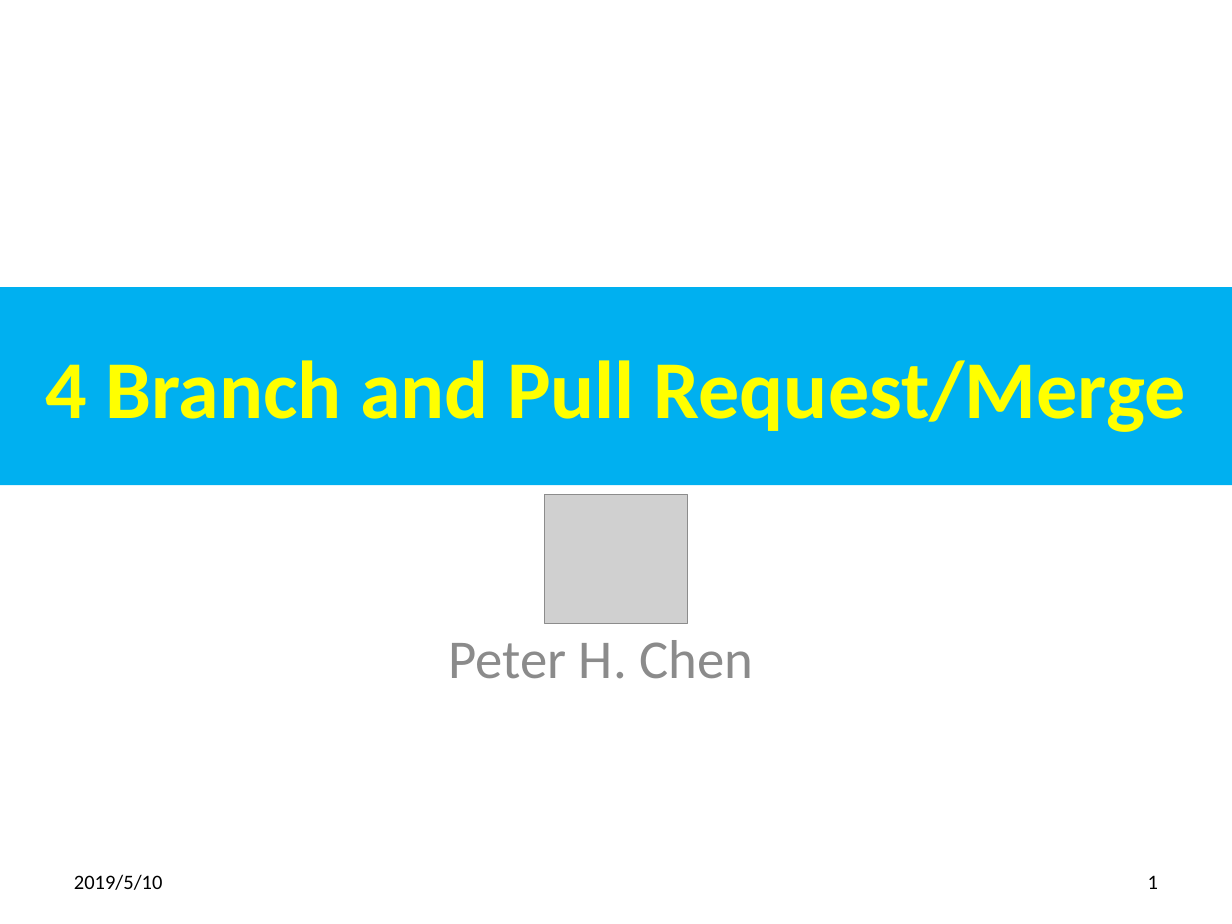
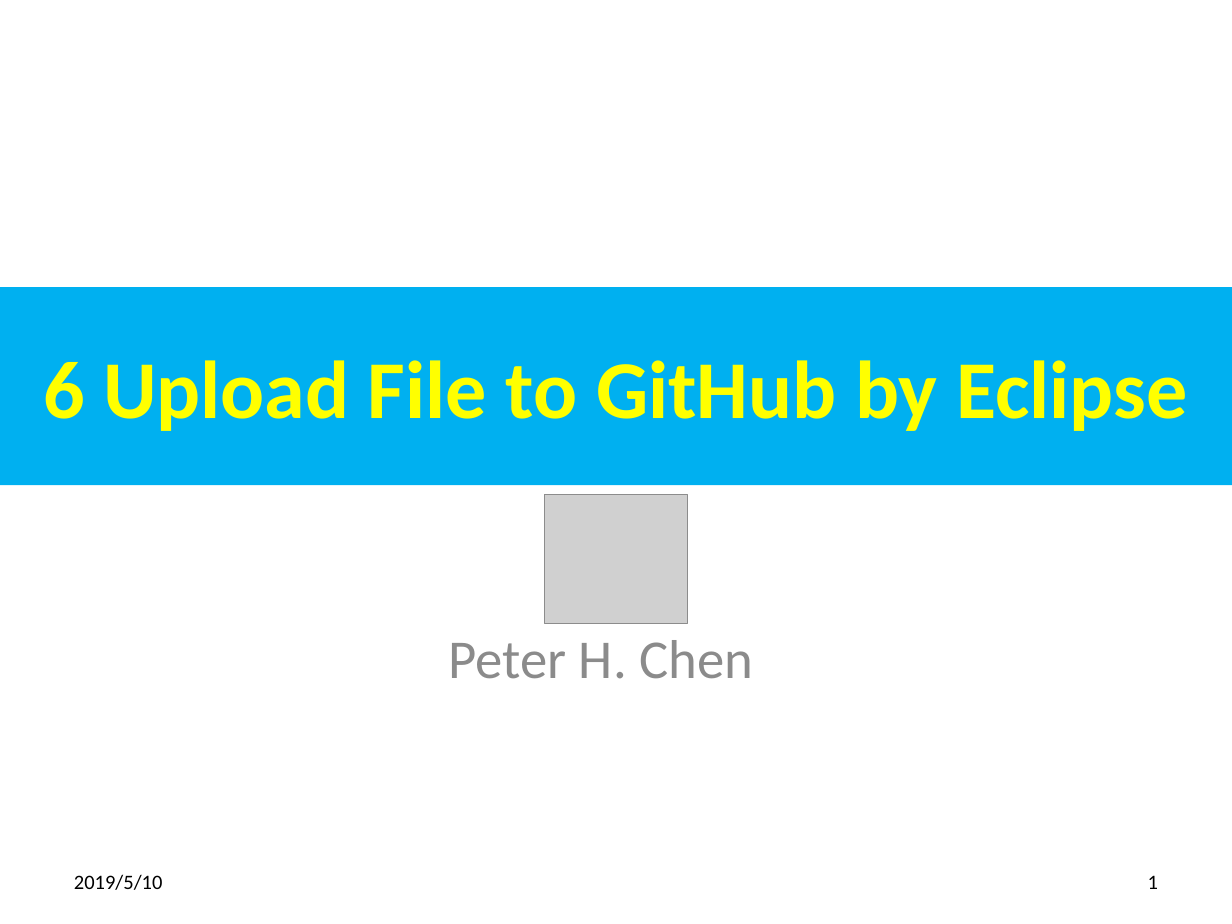
Before and after one commit to peterhchen/100-GitHub, a slide deck: slide 1 of ch06_EclipseGitHub.pptx. Drawn at 1232x924 pixels with LibreOffice and Linux fonts; fonts in the diff are those of the drawing; grey boxes stand for pictures. Boxes give left, top, right and bottom in pixels: in the first picture for what was removed or moved away, otherwise in the second. Text is boxed around its words. In the diff, an @@ line names an element or a change of style, - is before the commit and + after.

Commit message:
Upload file to GitHub by Eclipse

```diff
--- a/ch06_EclipseGitHub.pptx
+++ b/ch06_EclipseGitHub.pptx
@@ title at (43, 360, 1187, 431): text changed @@
-4 Branch and Pull Request/Merge
+6 Upload File to GitHub by Eclipse
```
Also in this commit, not shown: 1 other slide changed, 23 slides removed.
